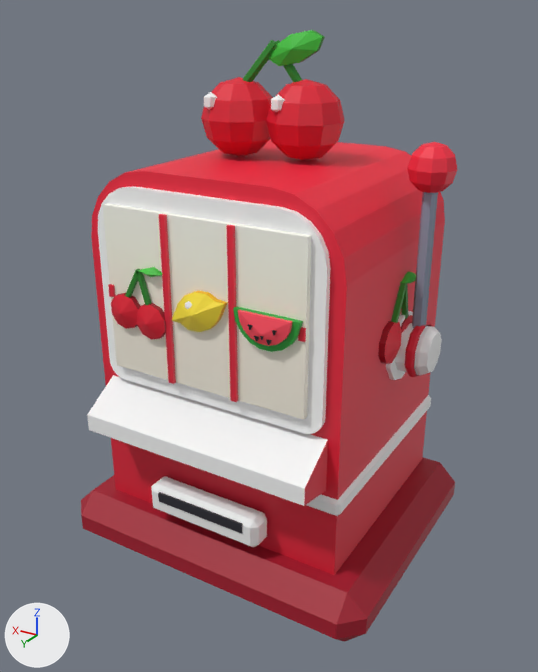
An edit to the FBX model models/fbx/LuckyFruitsMachine.fbx, drawn before and after from the same camera.
Before and after are seen from a 50 mm lens placed at (-0.0628, 0.1057, 0.0923), pointed at (-0.0008, 0.0023, 0.0406). Arrows for +X, +Y and +Z are at lower left; the lights stay in place. The picture after the commit comes second. Where no turn or scale is listed for an object, it has been applied to the vertices.

Objects in the first picture: 'Base', 'Cabinet', 'Lever', 'Screen', 'Topper'.
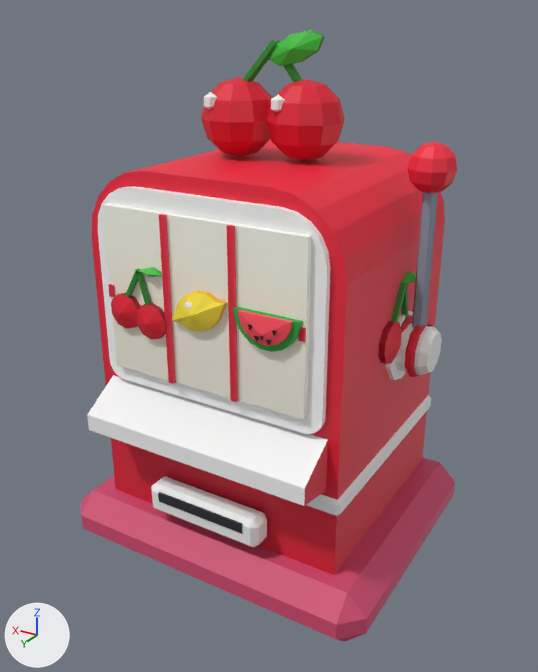
What differs and where, as boxes (x1, y1, x2, y2) in the pictures (538 x 672 px):
'Base', recoloured (red to pink): (81, 457, 455, 642) in both

The change, as a list of edits to the scene's bpy script:
```text
Change mat_reddark:
    mat_reddark.base_color: (0.366, 0.00605, 0.0232) -> (0.639, 0.0706, 0.165)  # red #a3122a -> pink #d14b71
```
